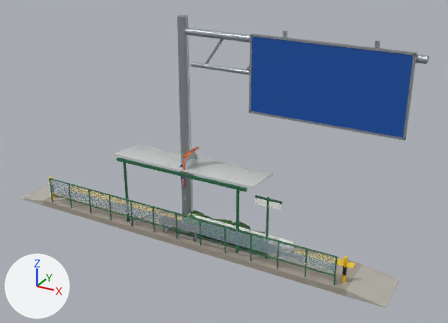
A saved change to the glTF model assets/glb/street.glb.
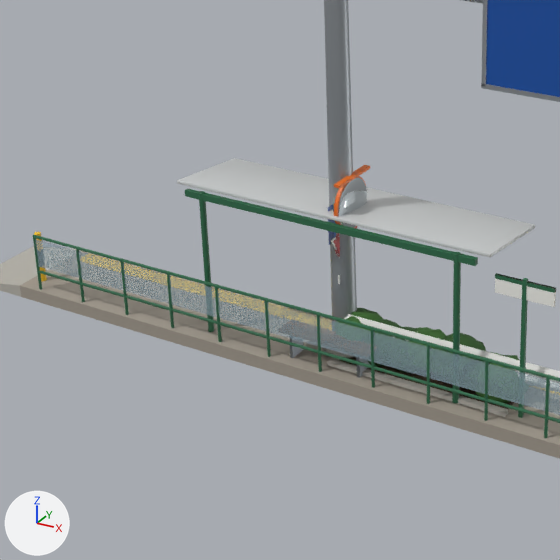
Each version is shown whole from a camera (50 mm lens) standing at (10.23, -16.0, 11.11) and looking at (1.28, 0.26, 2.98), then close up on the part from 8% to 63% of the width and 23% to 100% of the height. The lights are fixed; the arrows at lower left show +X, +Y and +Z. The older version's two pictures come first. Where no turn or scale is listed for an object, it has been applied to the vertices.

Names of what the first close-up shows: 'curve_mirror', 'guardrail', 'guide_face', 'guide_gantry', 'hedge_planter', 'tram_stop' and 2 more.
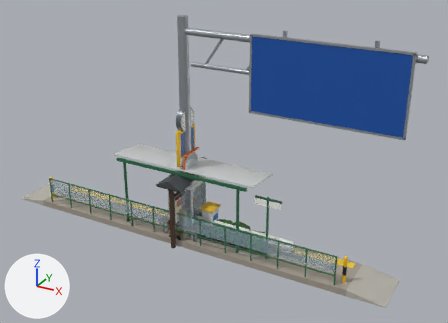
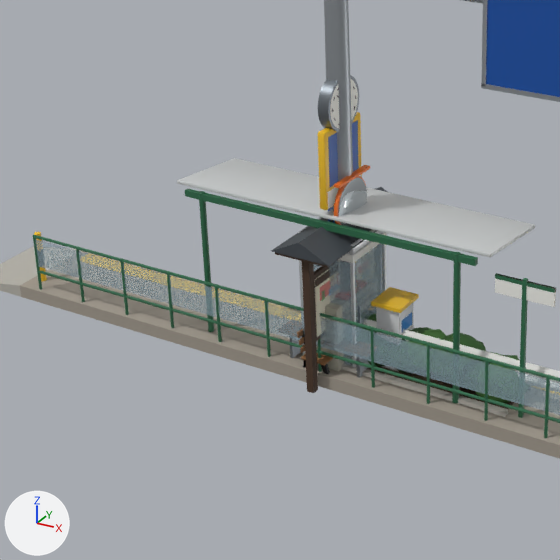
Where the change shows, as pixel boxes (x1, y1, x2, y2) in the close-ups (560 x 560 px):
'map_board', added
    after: (271, 187, 387, 393)
    faces in mat_sp_kawara (dark grey #4a5056): (271, 187, 387, 266)
    faces in mat_sp_darkwood (brown #4a3424): (275, 250, 351, 393)
    faces in mat_sp_mapbase (pale yellow #e9e2cc): (315, 269, 330, 337)
'phone_booth', added
    after: (298, 217, 387, 368)
    faces in mat_sp_glass (blue #a6c0cc): (313, 243, 384, 366)
    faces in mat_sp_boothframe (light grey #c9ccce): (298, 217, 386, 368)
    faces in mat_nightglow_light (white #f2f2ec): (338, 232, 387, 263)
'parking_sign', added
    after: (318, 112, 419, 371)
    faces in mat_sp_parkyellow (yellow #f2c22a): (318, 112, 419, 313)
    faces in mat_sp_machgrey (light grey #d4d6d8): (376, 303, 414, 371)
    faces in mat_sp_signblue (blue #1452a8): (328, 120, 359, 187)
    faces in mat_nightglow_light (white #f2f2ec): (328, 175, 361, 209)
    faces in mat_sp_screen (dark blue #1a2a3a, glowing dark blue #274e76): (402, 312, 412, 332)
'clock_pole', added
    after: (318, 75, 359, 132)
    faces in mat_sp_steel (grey #7e858b): (318, 75, 359, 132)
    faces in mat_nightglow_clock (white #f6f4ec): (330, 79, 358, 129)
'utility_box', added
    after: (316, 303, 343, 371)
'bench', added
    after: (297, 329, 333, 374)
    faces in mat_sp_benchwood (brown #8a6038): (297, 329, 333, 366)

The change, as a diff of the scene's bpy script:
```diff
--- a/assets/glb/street.glb.py
+++ b/assets/glb/street.glb.py
@@ ob_utility_box @@
+ob_utility_box = bpy.data.objects.new('utility_box', me_utility_box)  # 112 vertices, 192 faces; spans x -0.3..0.3, y -0.65..0.65, z 0.0..1.275; in mat_sp_conc (grey #b4b1a8), mat_sp_utilbox (grey #b9b7a8), mat_sp_grey (grey #8c8f92), mat_sp_yellow (yellow #f0c020)
+ob_utility_box.location = (0.0, 0.0, 0.0)
@@ ob_phone_booth @@
+ob_phone_booth = bpy.data.objects.new('phone_booth', me_phone_booth)  # 1772 vertices, 3472 faces; spans x -0.48..0.48, y -0.48..0.48, z 0.0..2.33; in mat_sp_grey (grey #8c8f92), mat_sp_boothframe (light grey #c9ccce), mat_nightglow_light (white #f2f2ec), mat_sp_glass (blue #a6c0cc), mat_sp_dark (black #2a2c2f), mat_sp_phonegreen (green #2f8a4c), mat_sp_steel (grey #7e858b)
+ob_phone_booth.location = (0.0, 0.0, 0.0)
@@ ob_parking_sign @@
+ob_parking_sign = bpy.data.objects.new('parking_sign', me_parking_sign)  # 2036 vertices, 4060 faces; spans x -0.07..1.15, y -0.5..0.5, z 0.0..4.0; in mat_sp_galv (grey #a9afb4), mat_sp_parkyellow (yellow #f2c22a), mat_sp_signblue (blue #1452a8), mat_nightglow_light (white #f2f2ec), mat_sp_signwhite (white #f6f6f2), mat_sp_dark (black #2a2c2f), mat_sp_machgrey (light grey #d4d6d8), mat_sp_screen (dark blue #1a2a3a, glowing dark blue #274e76)
+ob_parking_sign.location = (0.0, 0.0, 0.0)
@@ ob_map_board @@
+ob_map_board = bpy.data.objects.new('map_board', me_map_board)  # 1582 vertices, 3004 faces; spans x -0.5..0.5, y -1.15..1.15, z 0.0..2.55; in mat_sp_darkwood (brown #4a3424), mat_sp_mapbase (pale yellow #e9e2cc), mat_sp_mapb (blue #7fb2d8), mat_sp_mapw (white #ffffff), mat_sp_mapr (red #d9786a), mat_sp_mapy (yellow #e8cf7a), mat_sp_mapg (green #8fbf7a), mat_sp_signwhite (white #f6f6f2), mat_sp_kawara (dark grey #4a5056)
+ob_map_board.location = (0.0, 0.0, 0.0)
@@ ob_clock_pole @@
+ob_clock_pole = bpy.data.objects.new('clock_pole', me_clock_pole)  # 470 vertices, 808 faces; spans x -0.21..0.21, y -0.42..0.42, z 0.0..4.72; in mat_sp_steel (grey #7e858b), mat_sp_granite (grey #b8b4ac), mat_nightglow_clock (white #f6f4ec), mat_sp_black (black #141516)
+ob_clock_pole.location = (0.0, 0.0, 0.0)
@@ ob_bench @@
+ob_bench = bpy.data.objects.new('bench', me_bench_001)  # 436 vertices, 836 faces; spans x -0.34..0.22, y -0.85..0.85, z 0.0..0.87; in mat_sp_benchwood (brown #8a6038), mat_sp_iron (black #2c2e2f)
+ob_bench.location = (0.0, 0.0, 0.0)
```
